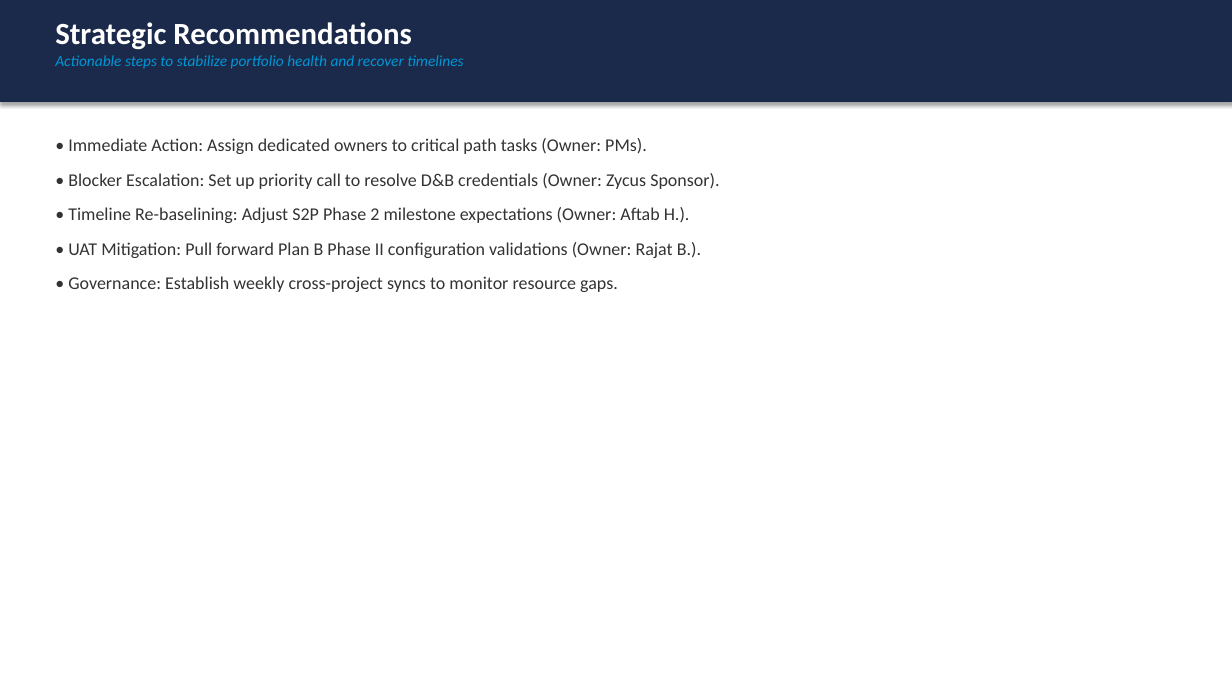
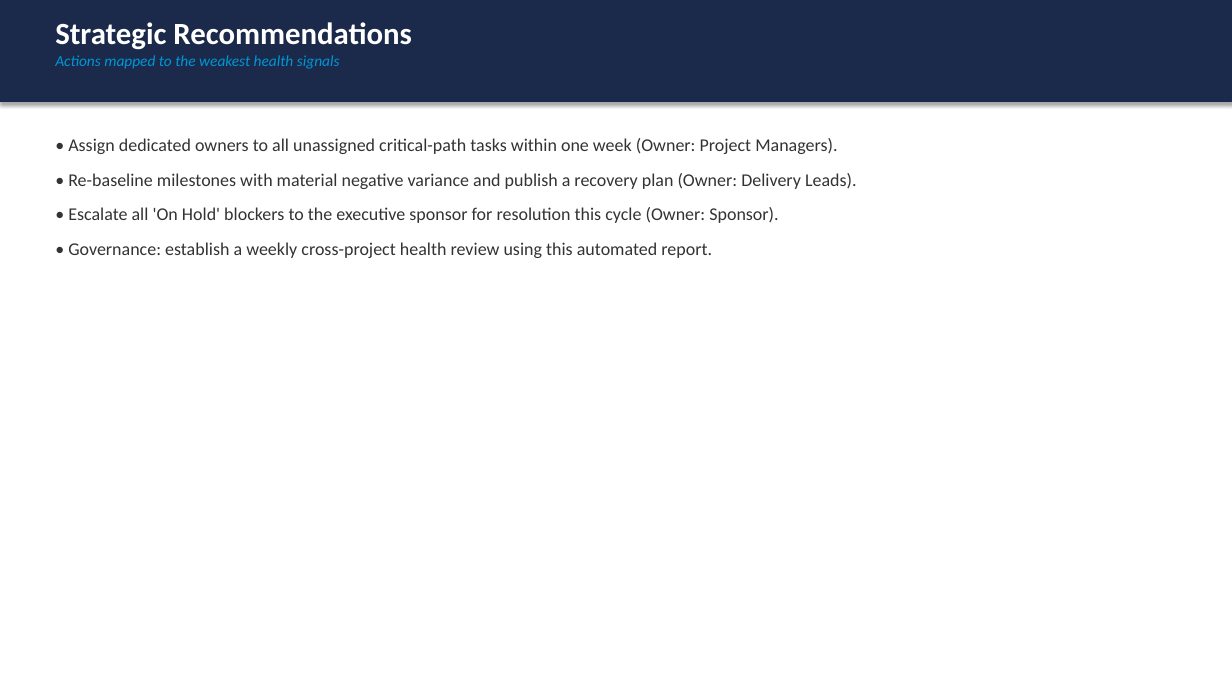
Before and after one commit to AshrafAhmed9/project-health-agent, a slide deck: slide 6 of outputs/monthly_presentation/executive_deck_july_2026.pptx. Drawn at 1232x693 pixels with LibreOffice and Linux fonts; fonts in the diff are those of the drawing. Boxes give left, top, right and bottom in pixels: in the first picture for what was removed or moved away, otherwise in the second. Text is boxed around its words. In the diff, an @@ line names an element or a change of style, - is before the commit and + after.

```diff
--- a/outputs/monthly_presentation/executive_deck_july_2026.pptx
+++ b/outputs/monthly_presentation/executive_deck_july_2026.pptx
@@ text at box(55, 55, 340, 69): text changed @@
-Actionable steps to stabilize portfolio health and recover timelines
+Actions mapped to the weakest health signals
@@ text at box(68, 138, 857, 258): text changed @@
-• Immediate Action: Assign dedicated owners to critical path tasks (Owner: PMs).
-• Blocker Escalation: Set up priority call to resolve D&B credentials (Owner: Zycus Sponsor).
-• Timeline Re-baselining: Adjust S2P Phase 2 milestone expectations (Owner: Aftab H.).
-• UAT Mitigation: Pull forward Plan B Phase II configuration validations (Owner: Rajat B.).
-• Governance: Establish weekly cross-project syncs to monitor resource gaps.
+• Assign dedicated owners to all unassigned critical-path tasks within one week (Owner: Project Managers).
+• Re-baseline milestones with material negative variance and publish a recovery plan (Owner: Delivery Leads).
+• Escalate all 'On Hold' blockers to the executive sponsor for resolution this cycle (Owner: Sponsor).
+• Governance: establish a weekly cross-project health review using this automated report.
```
Also in this commit, not shown: 6 other slides changed, 9 other files.
